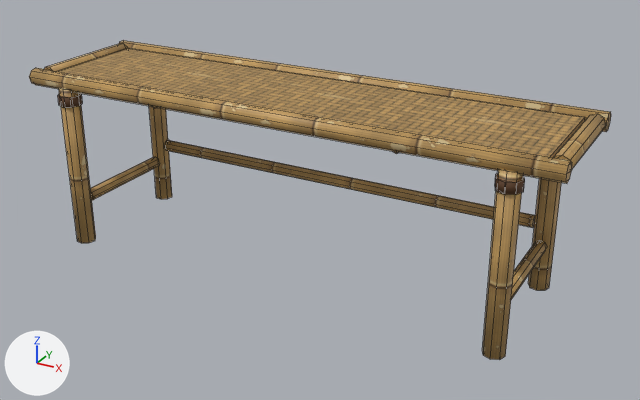
Two versions of the Blender file blender/bench.blend, one commit apart.
One viewpoint serves both versions: a 50 mm lens placed at (0.643, -1.086, 0.669), pointed at (0.033, 0.023, 0.114). Arrows for +X, +Y and +Z are at lower left; the lights stay in place. The older version comes first. Mesh edges are drawn as thin lines.

The first picture shows 'BenchLegs', 'BenchSeat'.
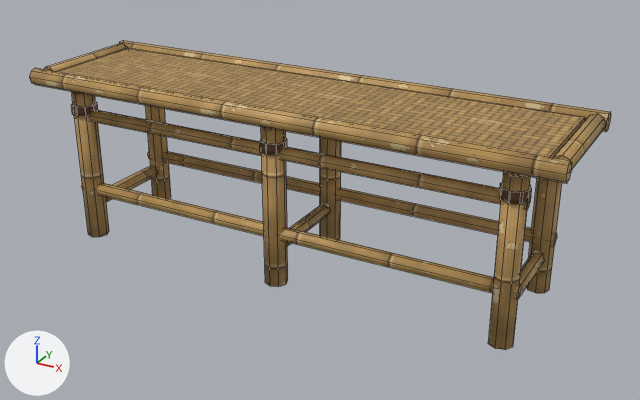
Boxes (x1, y1, x2, y2) around the edits, measured in the pictures (640 x 400 px):
'BenchLegs', reshaped
    before: (29, 41, 611, 360)
    after: (29, 41, 611, 350)
part 1 of me_benchrail0, added (brown)
    after: (145, 105, 171, 199)
part 2 of me_benchrail0, added (brown)
    after: (320, 138, 341, 240)
part 3 of me_benchrail0, added (brown)
    after: (527, 178, 562, 293)
part 4 of me_benchrail0, added (brown)
    after: (72, 92, 109, 237)
part 5 of me_benchrail0, added
    after: (71, 102, 98, 117)
part 6 of me_benchrail0, added (brown)
    after: (261, 127, 288, 287)
part 7 of me_benchrail0, added
    after: (260, 138, 287, 155)
part 8 of me_benchrail0, added (brown)
    after: (488, 172, 530, 350)
part 9 of me_benchrail0, added (brown)
    after: (500, 183, 532, 204)
part 10 of me_benchrail0, added
    after: (88, 110, 531, 209)
part 11 of me_benchrail0, added
    after: (147, 151, 557, 247)
part 12 of me_benchrail0, added
    after: (81, 183, 522, 299)
part 13 of me_benchrail0, added (brown)
    after: (106, 166, 158, 202)
part 14 of me_benchrail0, added (brown)
    after: (287, 204, 331, 246)
part 15 of me_benchrail0, added (brown)
    after: (518, 251, 545, 299)
part 16 of me_benchrail0, deleted
    before: (58, 88, 562, 360)

The edits, one by one:
me_benchrail0 is used by ob_benchlegs; parent ob_bench; location (0.0, 0.0, 0.0).
me_benchrail0 had 272 vertices, 272 faces and spanned x -0.43..0.43, y -0.105..0.145, z 0.0..0.29.
me_benchrail0 now has 376 vertices, 376 faces and spans x -0.43..0.43, y -0.1..0.14, z 0.0..0.29.
me_benchrail0 part 1: a new loose piece, an 8-sided cylinder along z spanning x -0.377..-0.343, y 0.102..0.137, z 0.0..0.269, in mat_benchculm (picture img_bench_culm).
me_benchrail0 part 2: a new loose piece, an 8-sided cylinder along z spanning x -0.018..0.018, y 0.102..0.137, z 0.0..0.269, in mat_benchculm (picture img_bench_culm).
me_benchrail0 part 3: a new loose piece, an 8-sided cylinder along z spanning x 0.342..0.378, y 0.102..0.137, z 0.0..0.269, in mat_benchculm (picture img_bench_culm).
me_benchrail0 part 4: a new loose piece, an 8-sided cylinder along z spanning x -0.378..-0.342, y -0.074..-0.038, z 0.0..0.257, in mat_benchculm (picture img_bench_culm).
me_benchrail0 part 5: a new loose piece, an 8-sided cylinder along z spanning x -0.381..-0.34, y -0.076..-0.036, z 0.216..0.233, in mat_benchrattan (brown #5a3a1e).
me_benchrail0 part 6: a new loose piece, an 8-sided cylinder along z spanning x -0.018..0.018, y -0.074..-0.038, z 0.0..0.257, in mat_benchculm (picture img_bench_culm).
me_benchrail0 part 7: a new loose piece, an 8-sided cylinder along z spanning x -0.021..0.021, y -0.076..-0.036, z 0.216..0.233, in mat_benchrattan (brown #5a3a1e).
me_benchrail0 part 8: a new loose piece, an 8-sided cylinder along z spanning x 0.342..0.378, y -0.074..-0.038, z 0.0..0.257, in mat_benchculm (picture img_bench_culm).
me_benchrail0 part 9: a new loose piece, an 8-sided cylinder along z spanning x 0.34..0.381, y -0.076..-0.036, z 0.216..0.233, in mat_benchrattan (brown #5a3a1e).
me_benchrail0 part 10: a new loose piece, a 6-sided cylinder along x spanning x -0.378..0.378, y -0.067..-0.045, z 0.204..0.226, in mat_benchculm (picture img_bench_culm).
me_benchrail0 part 11: a new loose piece, a 6-sided cylinder along x spanning x -0.378..0.378, y 0.109..0.13, z 0.075..0.095, in mat_benchculm (picture img_bench_culm).
me_benchrail0 part 12: a new loose piece, a 6-sided cylinder along x spanning x -0.378..0.378, y -0.067..-0.045, z 0.074..0.096, in mat_benchculm (picture img_bench_culm).
me_benchrail0 part 13: a new loose piece, a 6-sided cylinder along y spanning x -0.371..-0.349, y -0.037..0.1, z 0.05..0.07, in mat_benchculm (picture img_bench_culm).
me_benchrail0 part 14: a new loose piece, a 6-sided cylinder along y spanning x -0.011..0.011, y -0.037..0.1, z 0.05..0.07, in mat_benchculm (picture img_bench_culm).
me_benchrail0 part 15: a new loose piece, a 6-sided cylinder along y spanning x 0.349..0.371, y -0.037..0.1, z 0.05..0.07, in mat_benchculm (picture img_bench_culm).
me_benchrail0 part 16: 13 loose pieces with 208 vertices, spanning x -0.379..0.379, y -0.105..0.145, z 0.0..0.273, are deleted.
Other edits to the shape of me_benchrail0 do not show in these pictures.
